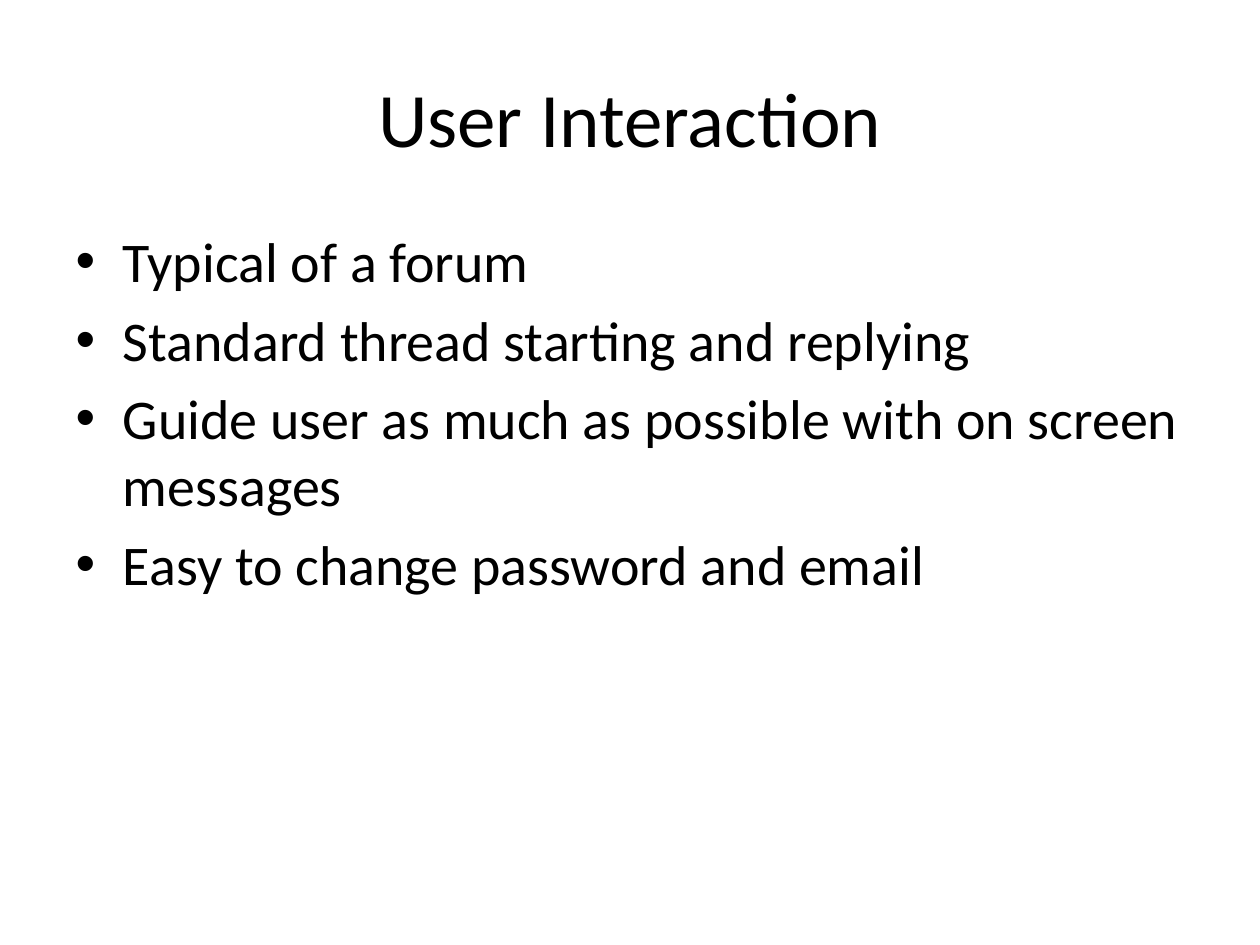
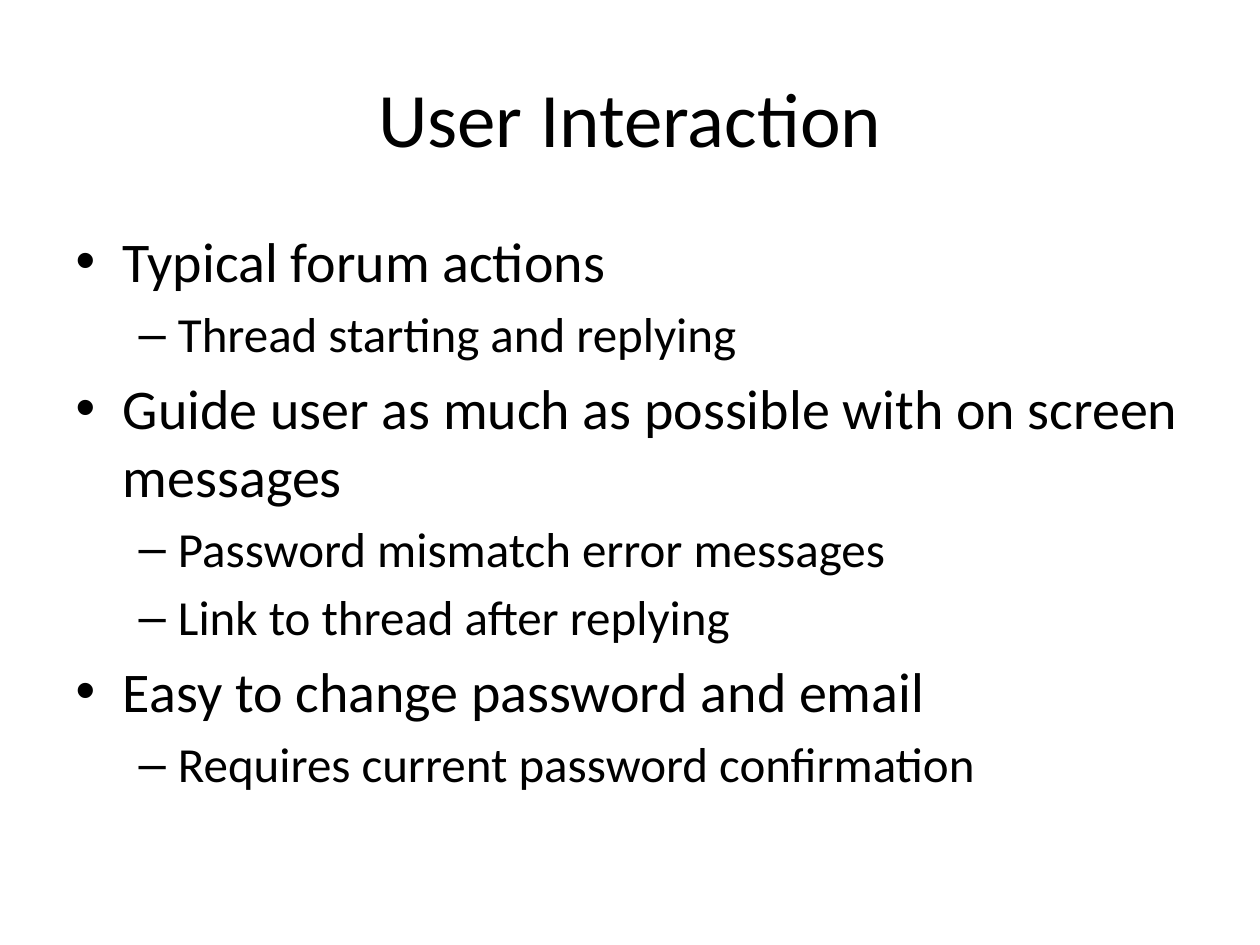
Before and after one commit to yokeholy/jin-jason-forum, a slide deck: slide 5 of J2_Forum.pptx. Drawn at 1260x945 pixels with LibreOffice and Linux fonts; fonts in the diff are those of the drawing. Boxes give left, top, right and bottom in pixels: in the first picture for what was removed or moved away, otherwise in the second. Text is boxed around its words. In the diff, an @@ line names an element or a change of style, - is before the commit and + after.

```diff
--- a/J2_Forum.pptx
+++ b/J2_Forum.pptx
@@ text at bbox=[123, 243, 736, 361]: text changed; size 32 to 28 pt @@
-• Typical of a forum
-• Standard thread starting and replying
+• Typical forum actions
+  – Thread starting and replying
@@ text at bbox=[178, 533, 885, 644]: paragraphs added @@
+  – Password mismatch error messages
+  – Link to thread after replying
@@ text at bbox=[178, 748, 974, 790]: paragraph added @@
+  – Requires current password confirmation
```
Also in this commit, not shown: 6 other slides changed.
